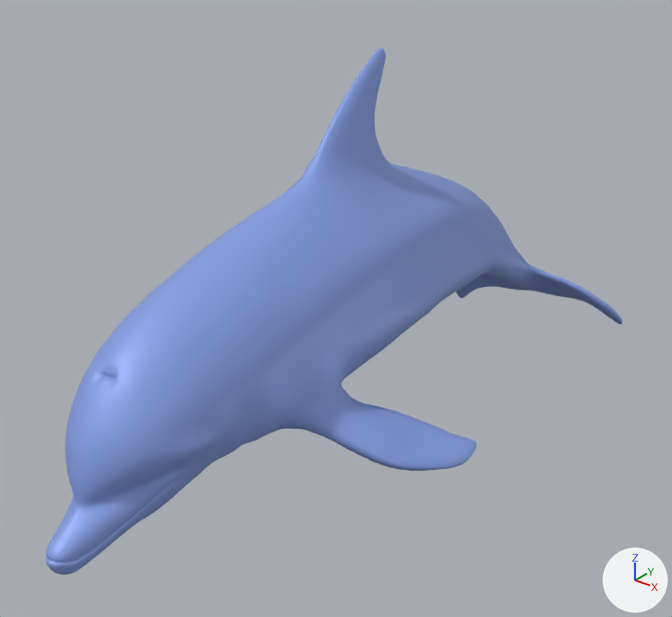
One commit to the OBJ model Codigo_fuente/Models/delfin/delfin.obj: the scene before it, then after it.
Rendered twice from a 50 mm lens placed at (59.6, -76.4, 50.5), pointed at (-3.3, 2.1, 1.8). The axes (+X, +Y, +Z) are drawn at lower right. The lights are the same throughout. Where no turn or scale is listed for an object, it has been applied to the vertices.

In view in the first picture: 'dolphin'.
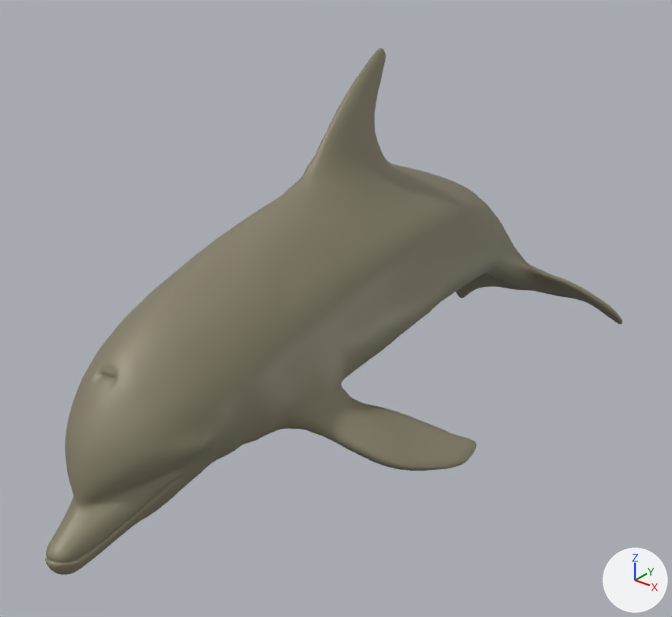
What differs and where, as boxes [x1, y1, x2, y2] in the pictures (672 x 617 px):
'dolphin', surface changed (blue to yellow): [45, 48, 623, 575] in both

Edits to the bpy script that builds the scene:
```text
Add img_det__dsc4654_pantera_light_taupe_jpg:
    img_det__dsc4654_pantera_light_taupe_jpg = load_image('det__DSC4654_PANTERA_LIGHT_TAUPE.jpg', '../../Textures/det__DSC4654_PANTERA_LIGHT_TAUPE.jpg', 510, 510, 'sRGB')
Change mat_material_021:
    remove mat_material_021.base_color = (0.252, 0.366, 0.8)  # blue #89a3e7
    add mat_material_021.texture = img_det__dsc4654_pantera_light_taupe_jpg
```
